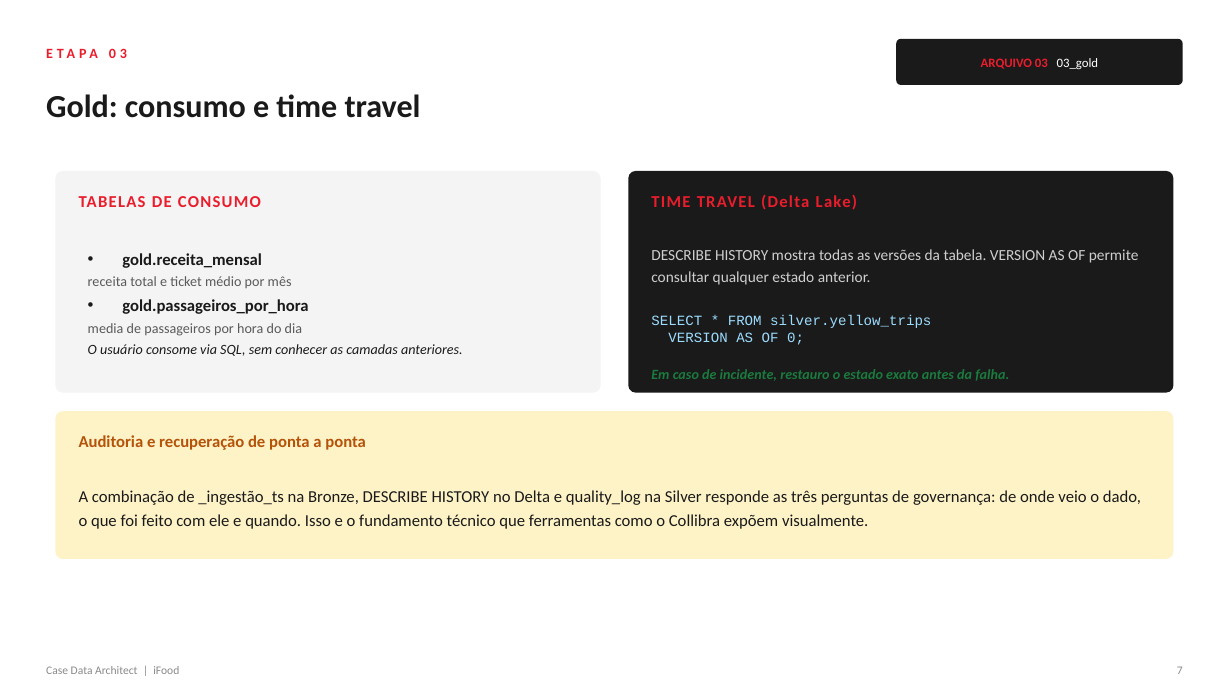
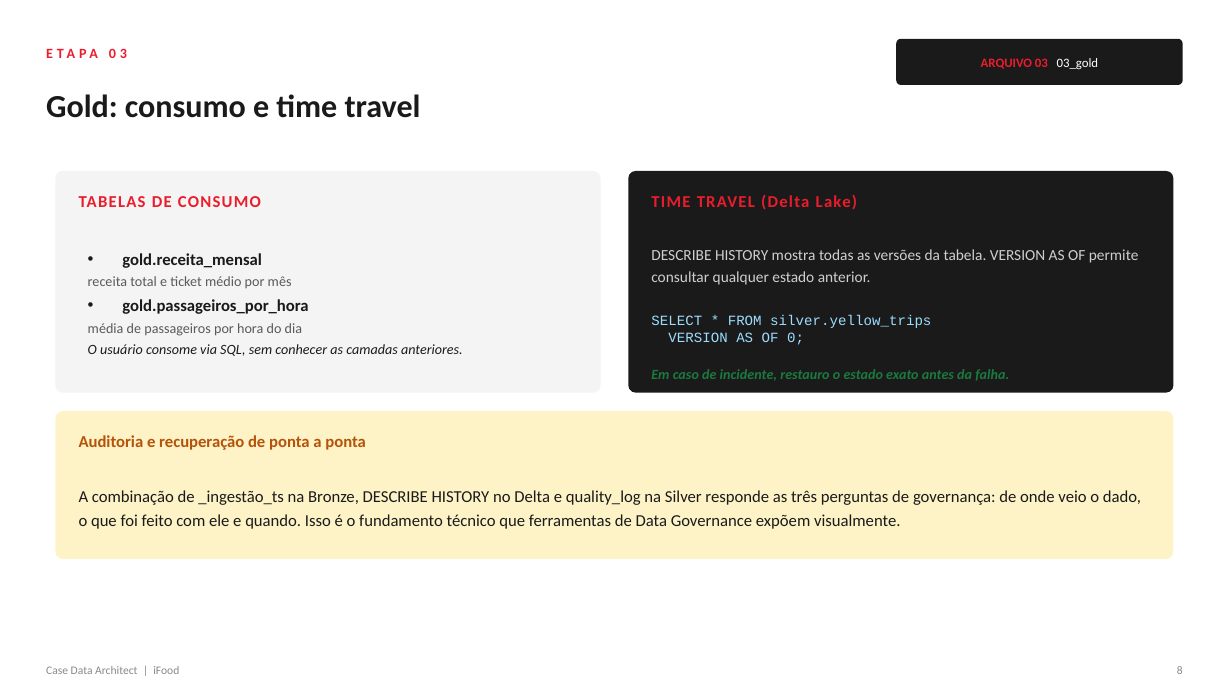
Before and after one commit to carlosnatale/ifood-case, a slide deck: slide 8 of apresentacao/Apresentacao_Case_iFood.pptx (slide 7 before the commit). Drawn at 1232x693 pixels with LibreOffice and Linux fonts; fonts in the diff are those of the drawing. Boxes give left, top, right and bottom in pixels: in the first picture for what was removed or moved away, otherwise in the second. Text is boxed around its words. In the diff, an @@ line names an element or a change of style, - is before the commit and + after.

```diff
--- a/apresentacao/Apresentacao_Case_iFood.pptx
+++ b/apresentacao/Apresentacao_Case_iFood.pptx
@@ text at bbox=[88, 323, 302, 336]: text changed @@
-media de passageiros por hora do dia
+média de passageiros por hora do dia
@@ text at bbox=[79, 490, 1141, 529]: text changed @@
-A combinação de _ingestão_ts na Bronze, DESCRIBE HISTORY no Delta e quality_log na Silver responde as três perguntas de governança: de onde veio o dado, o que foi feito com ele e quando. Isso e o fundamento técnico que ferramentas como o Collibra expõem visualmente.
+A combinação de _ingestão_ts na Bronze, DESCRIBE HISTORY no Delta e quality_log na Silver responde as três perguntas de governança: de onde veio o dado, o que foi feito com ele e quando. Isso é o fundamento técnico que ferramentas de Data Governance expõem visualmente.
@@ text at bbox=[1177, 666, 1183, 674]: text changed @@
-7
+8
```
Also in this commit, not shown: 12 other slides changed, 1 slide added.
